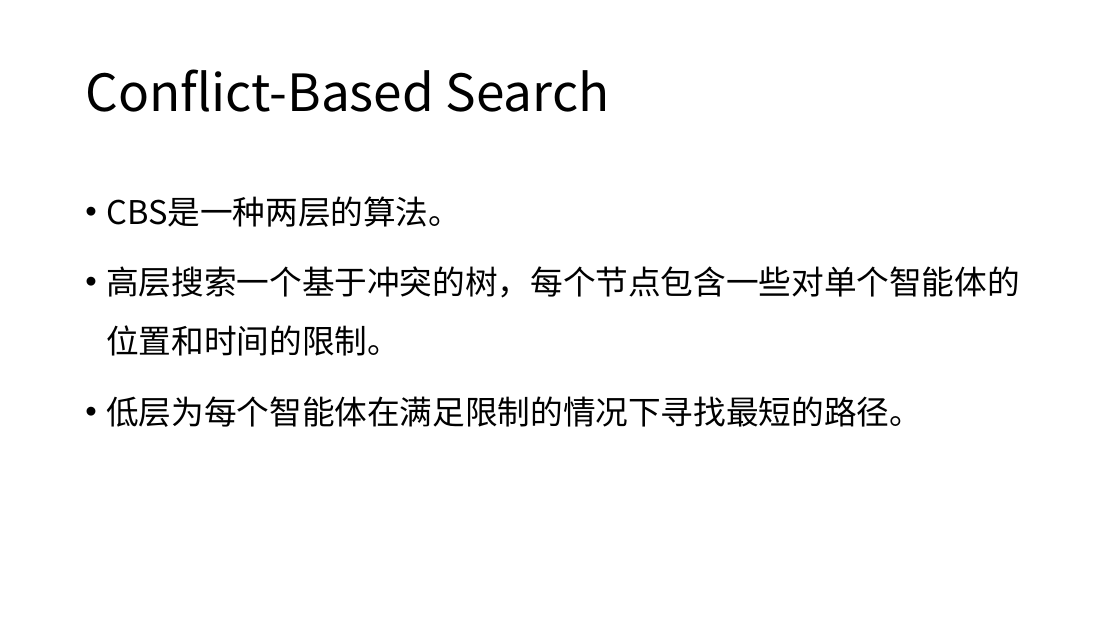
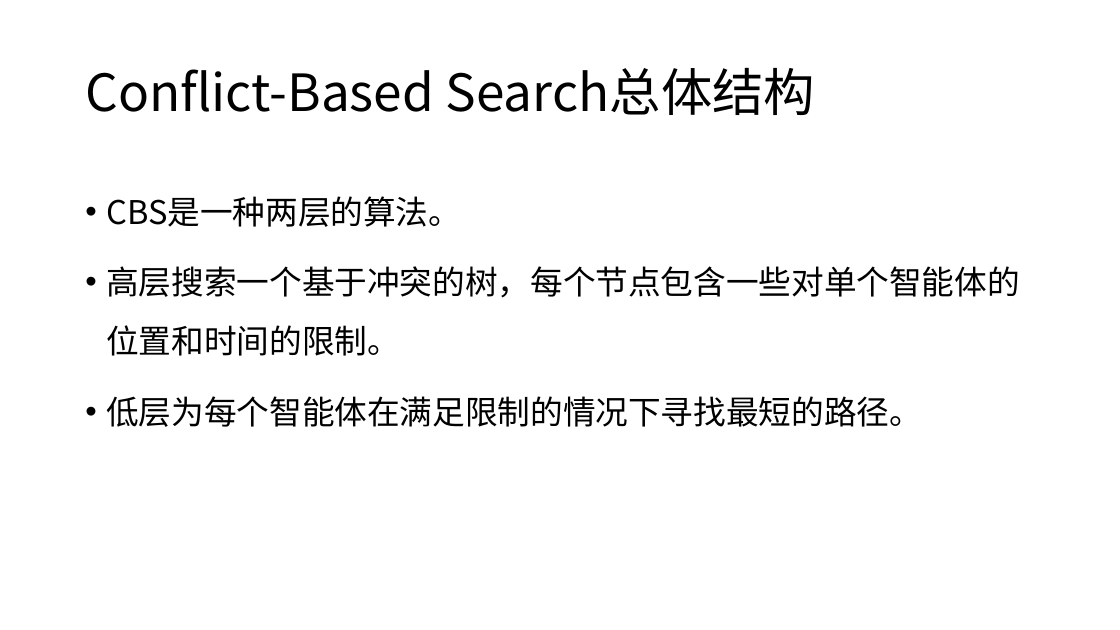
Before and after one commit to ssfc/npbenchmark, a slide deck: slide 6 of npbenchmark-main/MAPF/CBS.pptx (slide 4 before the commit). Drawn at 1120x630 pixels with LibreOffice and Linux fonts; fonts in the diff are those of the drawing. Boxes give left, top, right and bottom in pixels: in the first picture for what was removed or moved away, otherwise in the second. Text is boxed around its words. In the diff, an @@ line names an element or a change of style, - is before the commit and + after.

Commit message:
update

```diff
--- a/npbenchmark-main/MAPF/CBS.pptx
+++ b/npbenchmark-main/MAPF/CBS.pptx
@@ title at (85, 67, 816, 115): text changed @@
-Conflict-Based Search
+Conflict-Based Search总体结构
```
Also in this commit, not shown: 3 slides added.
